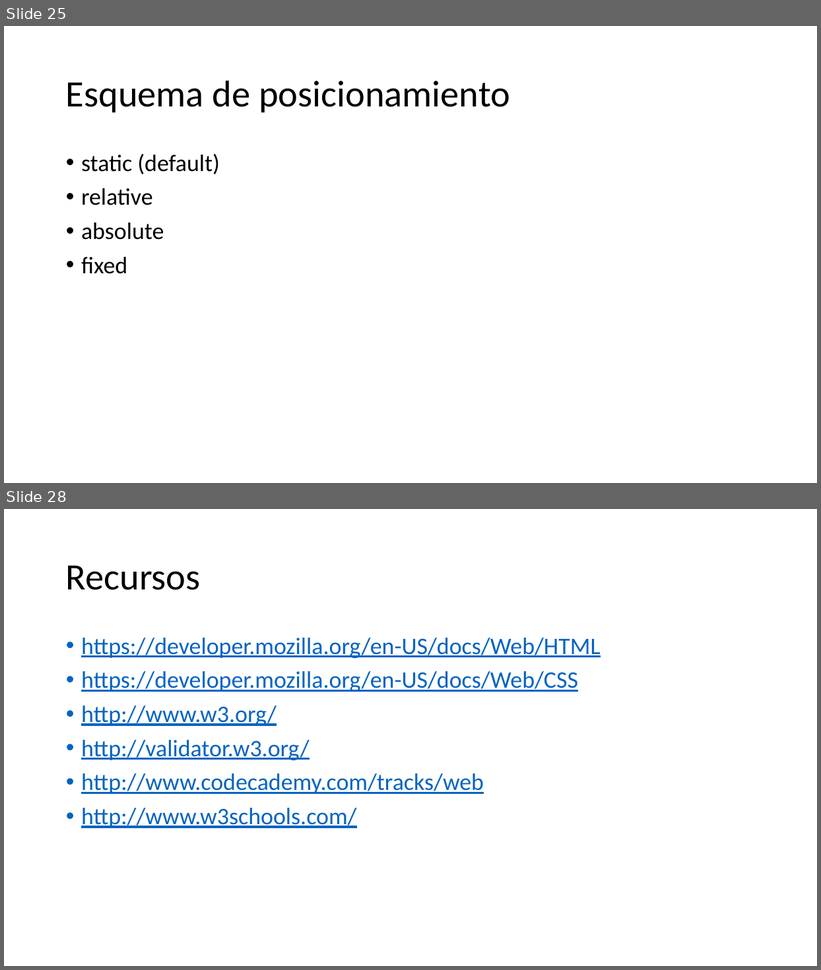
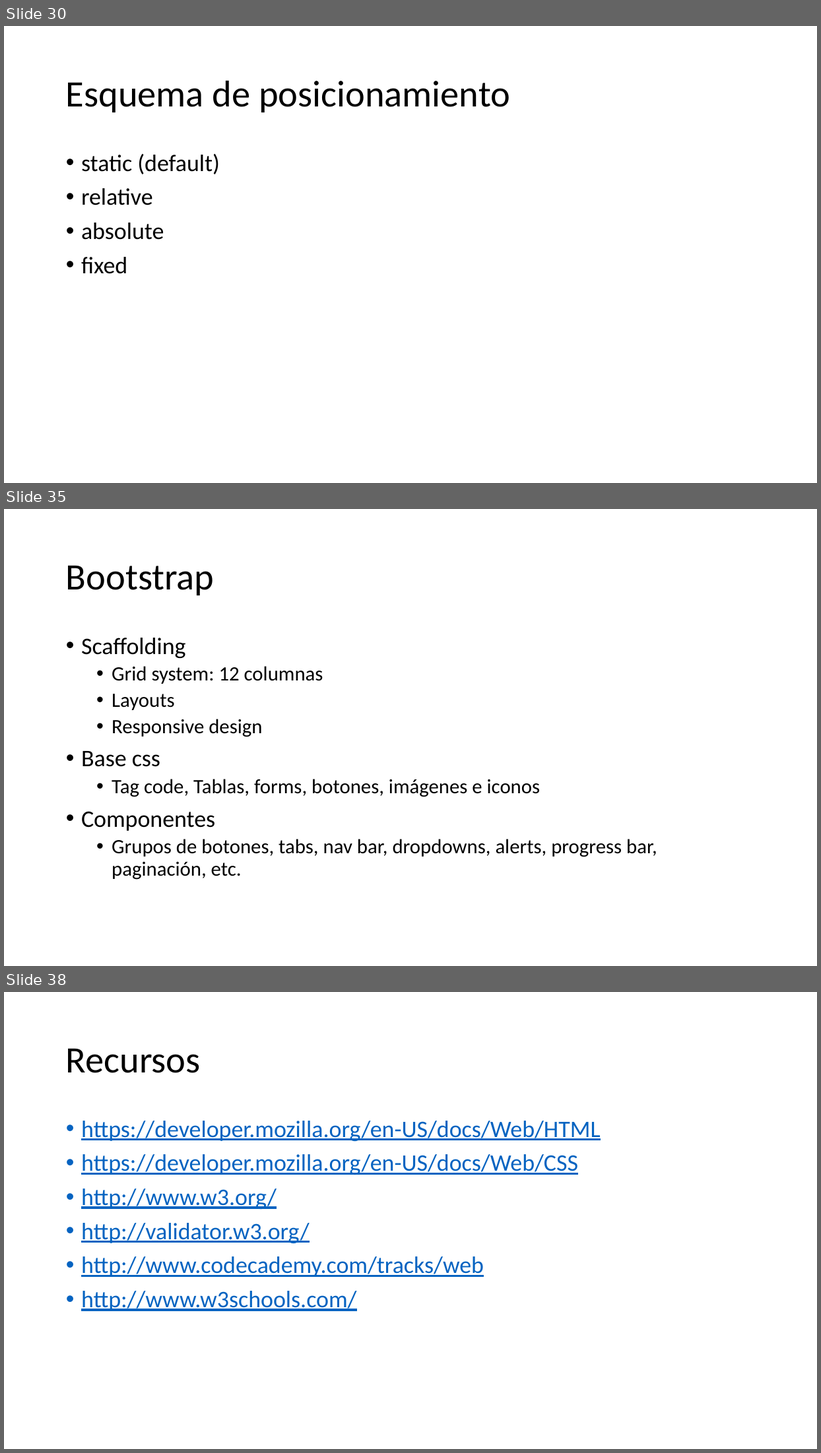
Before and after one commit to Nuevas-Tecnologias-FIUBA/Clase-HTML-CSS, a slide deck: Slides/Clase.pptx. Shown one above the other, each under a label of ours: slides 25 and 28 before the commit, slides 30, 35 and 38 after it; the slides between them are not shown. The pictures are 821x970 and 821x1453 pixels, drawn with LibreOffice and Linux fonts; fonts in the diff are those of the drawing. Boxes give left, top, right and bottom in pixels: in the first picture for what was removed or moved away, otherwise in the second. Text is boxed around its words. In the diff, an @@ line names an element or a change of style, - is before the commit and + after.

```diff
--- a/Slides/Clase.pptx
+++ b/Slides/Clase.pptx
@@ slide 35 added at [4, 509, 817, 966], background #FFFFFF @@
@@ title added at [66, 565, 215, 595], 44 pt, text #000000 @@
+Bootstrap
@@ text added at [81, 638, 657, 880], 24 pt, text #000000 @@
+• Scaffolding
+  • Grid system: 12 columnas
+  • Layouts
+  • Responsive design
+• Base css
+  • Tag code, Tablas, forms, botones, imágenes e iconos
+• Componentes
+  • Grupos de botones, tabs, nav bar, dropdowns, alerts, progress bar, paginación, etc.
@@ what was slide 25 is now slide 30 @@
@@ what was slide 28 is now slide 38 @@
```
Also in this commit, not shown: 8 slides changed, 10 other slides added, 2 slides removed.
